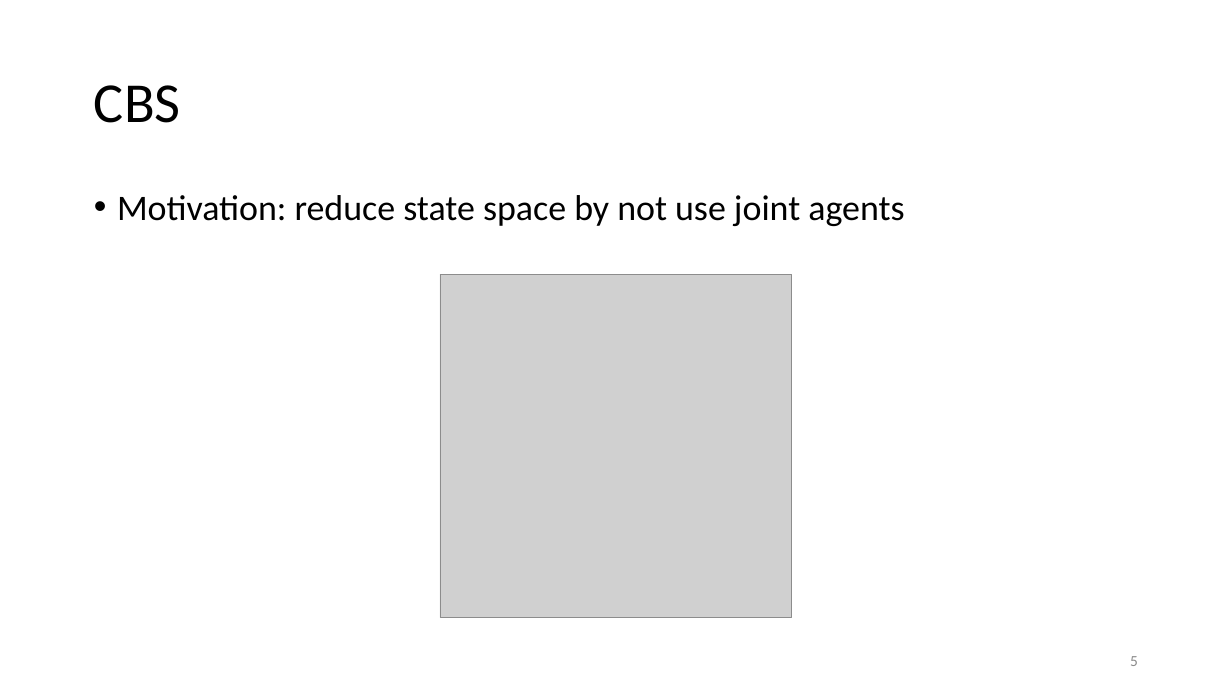
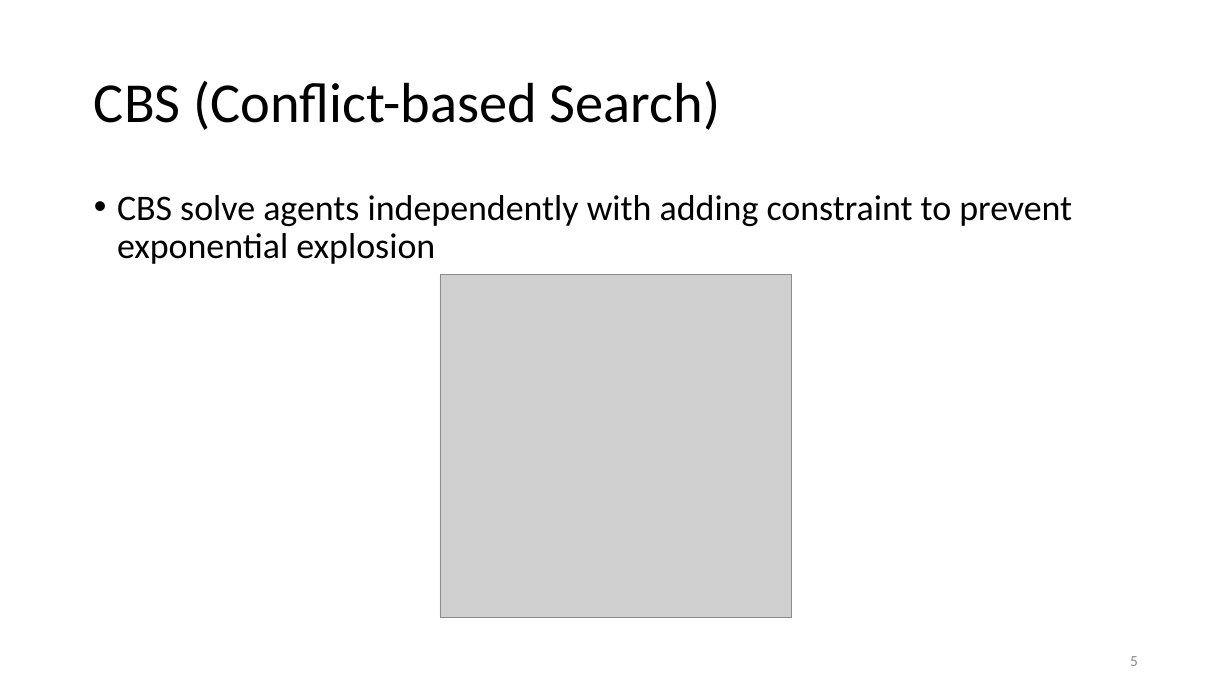
Before and after one commit to DemirDorukDilek/CBS, a slide deck: slide 5 of dahahilipls.pptx. Drawn at 1232x693 pixels with LibreOffice and Linux fonts; fonts in the diff are those of the drawing; grey boxes stand for pictures. Boxes give left, top, right and bottom in pixels: in the first picture for what was removed or moved away, otherwise in the second. Text is boxed around its words. In the diff, an @@ line names an element or a change of style, - is before the commit and + after.

```diff
--- a/dahahilipls.pptx
+++ b/dahahilipls.pptx
@@ title at box(94, 81, 720, 130): text changed @@
-CBS
+CBS (Conflict-based Search)
@@ text at box(117, 195, 1072, 264): text changed @@
-• Motivation: reduce state space by not use joint agents
+• CBS solve agents independently with adding constraint to prevent exponential explosion
```
Also in this commit, not shown: 6 other slides changed.
